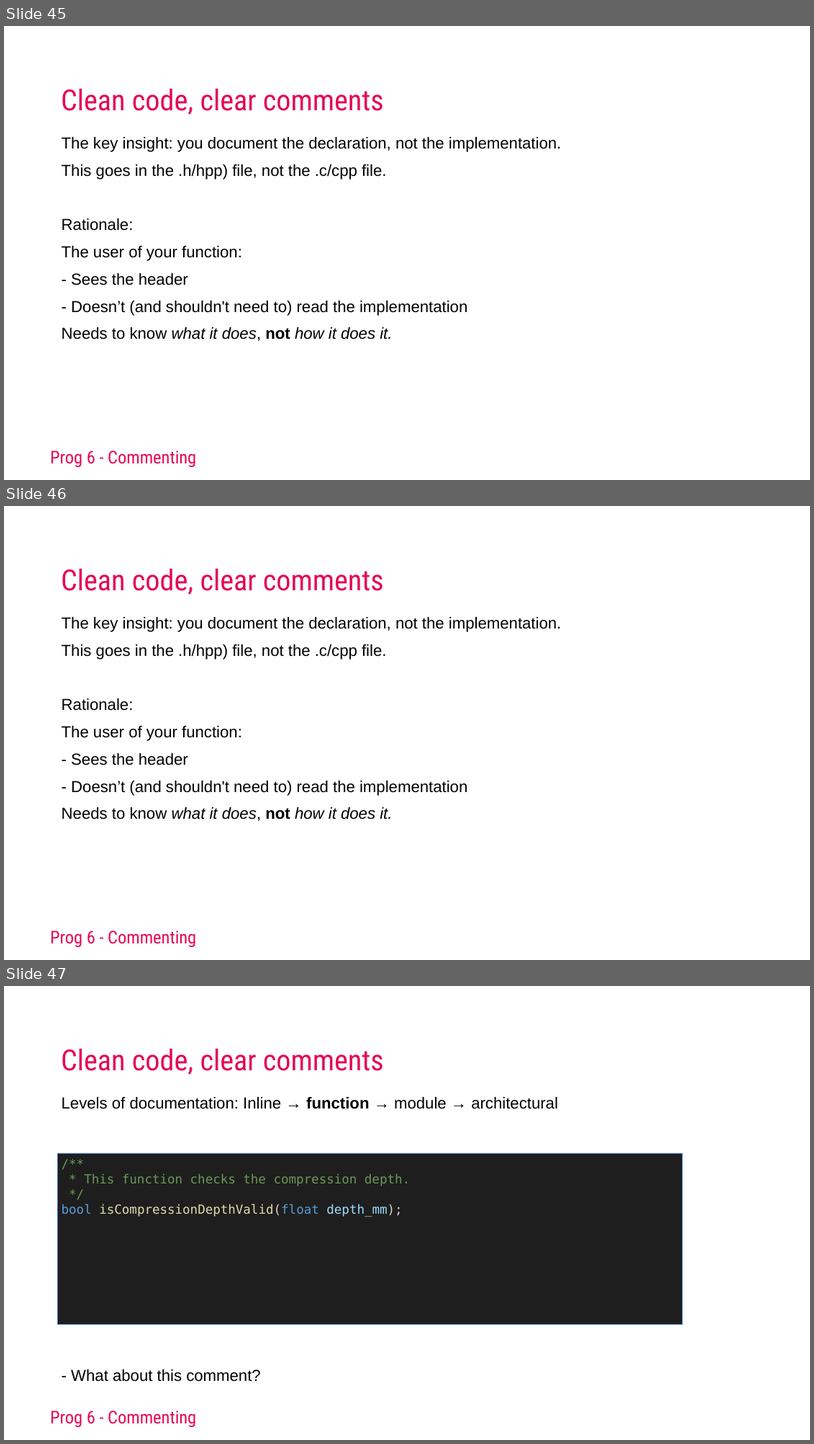
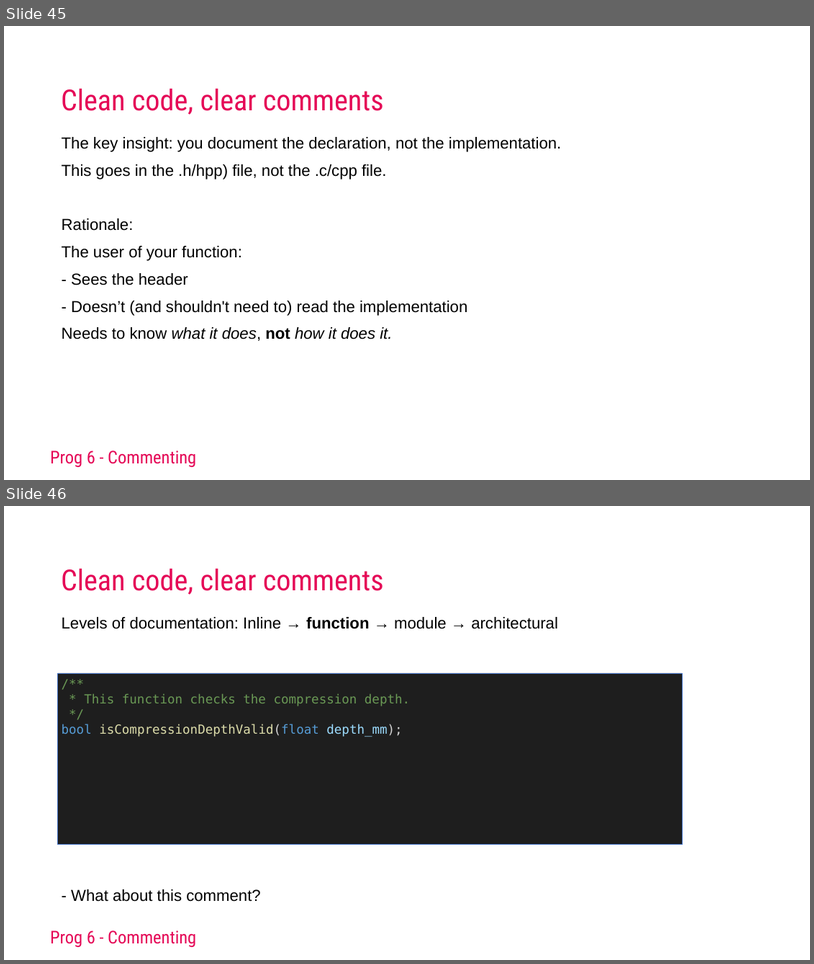
Before and after one commit to AEAEmbedded/ESE_PROG, a slide deck: Workshops/Commenting/Keynotes/Workshop Commenting 2025.pptx. Shown one above the other, each under a label of ours: slides 45, 46 and 47 before the commit, slides 45 and 46 after it. The pictures are 814x1444 and 814x964 pixels, drawn with LibreOffice and Linux fonts; fonts in the diff are those of the drawing; background and template pictures are left out. Boxes give left, top, right and bottom in pixels: in the first picture for what was removed or moved away, otherwise in the second. Text is boxed around its words. In the diff, an @@ line names an element or a change of style, - is before the commit and + after.

```diff
--- a/Workshops/Commenting/Keynotes/Workshop Commenting 2025.pptx
+++ b/Workshops/Commenting/Keynotes/Workshop Commenting 2025.pptx
@@ slide 46 removed at (4,506,810,960), background #FFFFFF; not listed: 1 template element that a slide beside it also shows @@
@@ title removed at (61,568,384,595) @@
-Clean code, clear comments
@@ text removed at (62,617,561,821) @@
-The key insight: you document the declaration, not the implementation.
-This goes in the .h/hpp) file, not the .c/cpp file.
-Rationale:
-The user of your function:
-- Sees the header
-- Doesn’t (and shouldn't need to) read the implementation
-Needs to know what it does, not how it does it.
@@ what was slide 47 is now slide 46 @@
```
Also in this commit, not shown: 3 slides changed, 9 other files.
